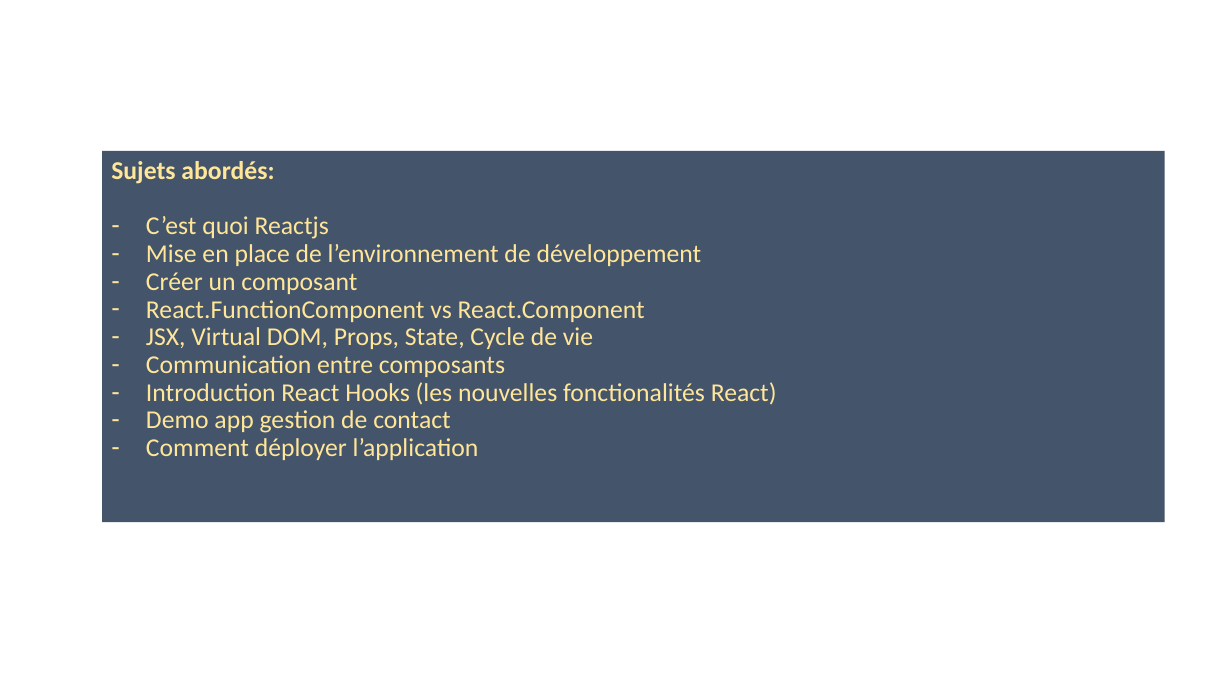
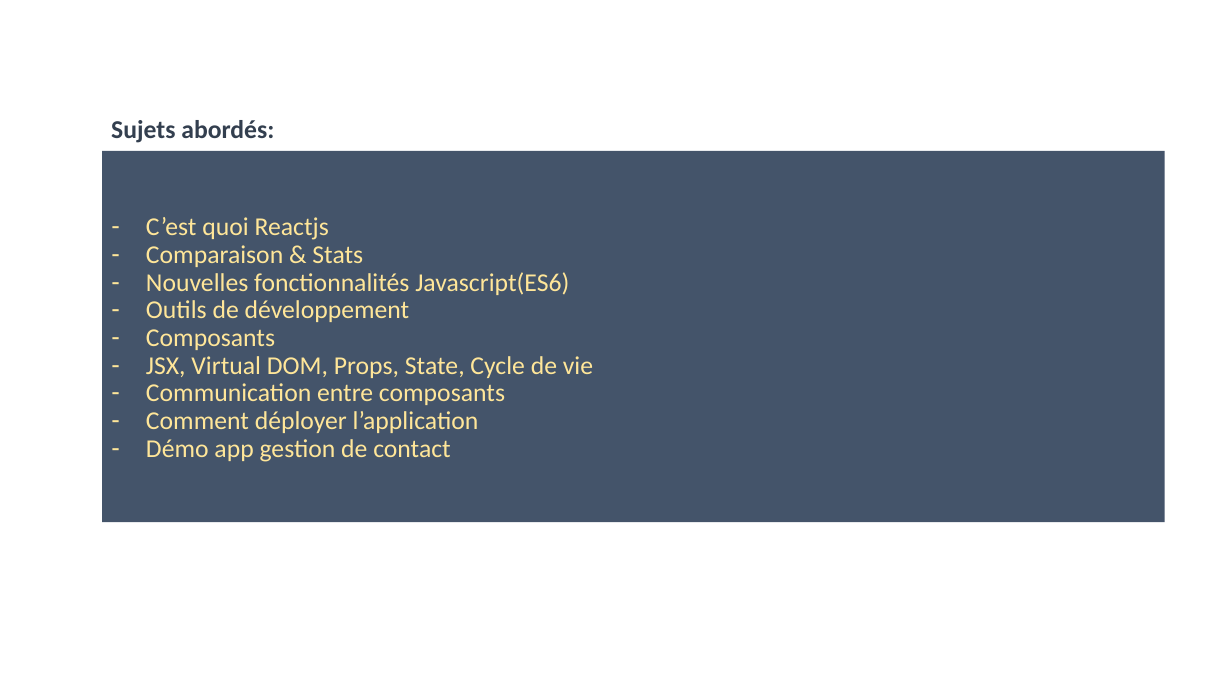
Before and after one commit to coumarane/react-typescript-starter, a slide deck: slide 2 of Initiation à Reactjs.pptx. Drawn at 1232x693 pixels with LibreOffice and Linux fonts; fonts in the diff are those of the drawing. Boxes give left, top, right and bottom in pixels: in the first picture for what was removed or moved away, otherwise in the second. Text is boxed around its words. In the diff, an @@ line names an element or a change of style, - is before the commit and + after.

Commit message:
ppt updated

```diff
--- a/Initiation à Reactjs.pptx
+++ b/Initiation à Reactjs.pptx
@@ text added at [111,120,274,143], 20 pt, text #333F50, bold @@
+Sujets abordés:
@@ rectangle "C’est quoi Reactjs" at [103,151,1165,522]: vertical alignment bottom to middle @@
@@ text in rectangle at [111,161,274,184]: paragraph removed @@
-Sujets abordés:
@@ text in rectangle at [146,245,569,350]: text changed @@
-– Mise en place de l’environnement de développement
-– Créer un composant
-– React.FunctionComponent vs React.Component
+– Comparaison & Stats
+– Nouvelles fonctionnalités Javascript(ES6)
+– Outils de développement
+– Composants
@@ text in rectangle at [146,382,777,433]: paragraphs removed @@
-– Introduction React Hooks (les nouvelles fonctionalités React)
-– Demo app gestion de contact
@@ text in rectangle at [146,439,451,462]: paragraph added @@
+– Démo app gestion de contact
```
Also in this commit, not shown: 2 other slides changed, 16 slides added, 1 slide removed.
